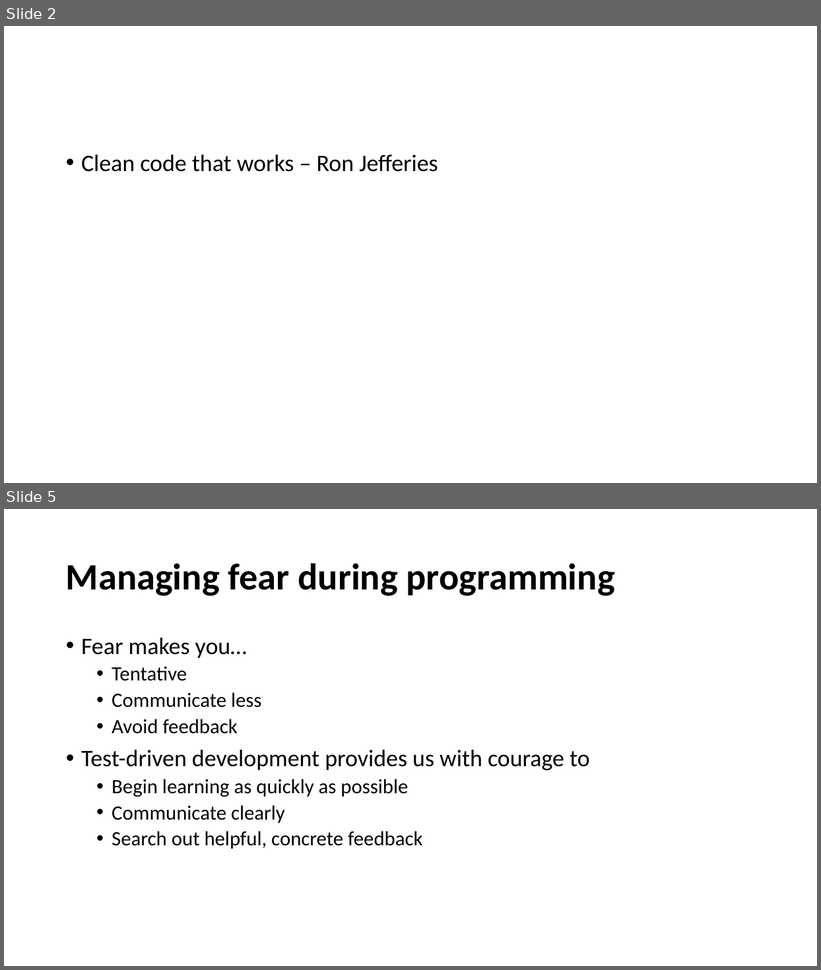
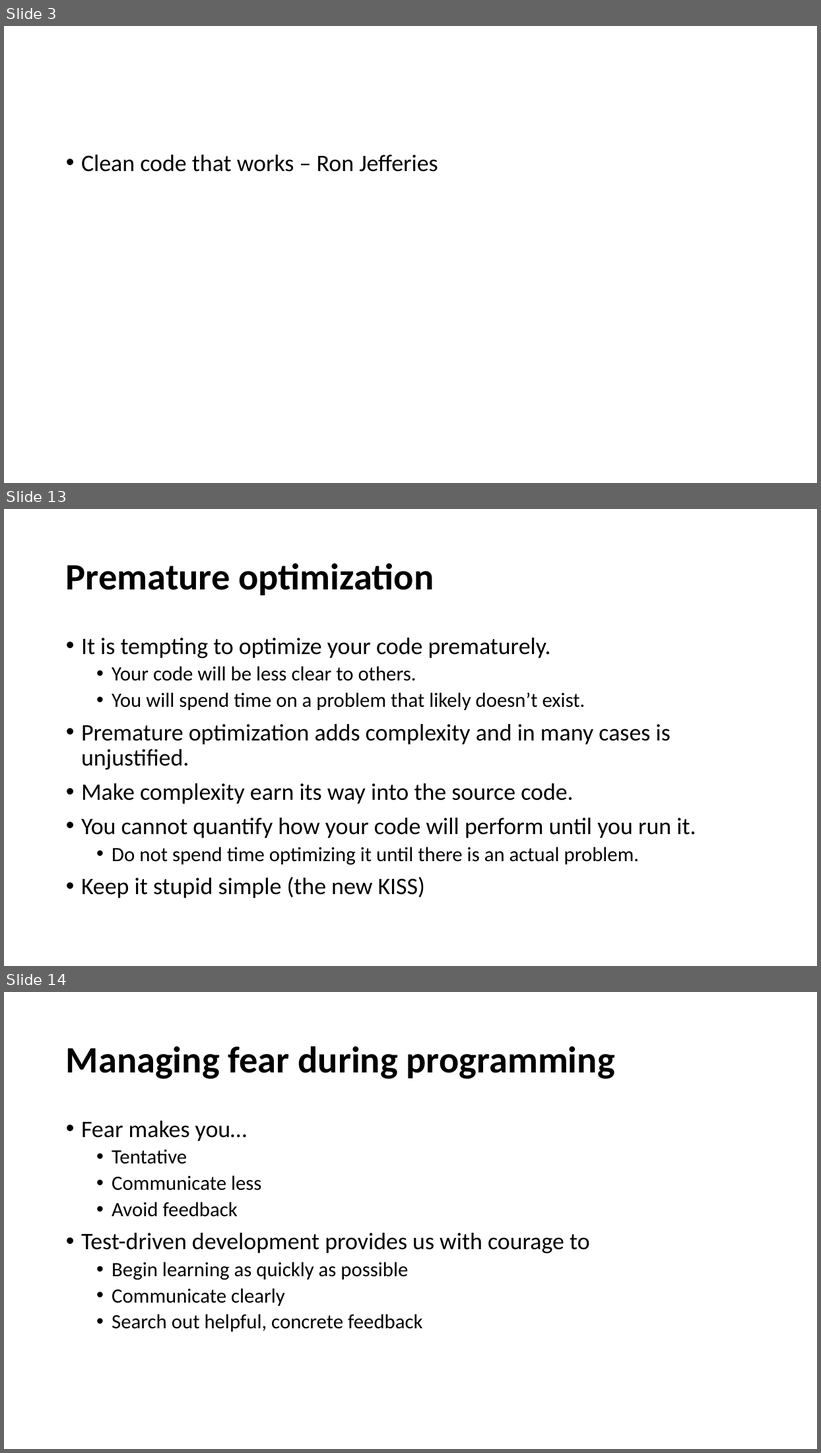
Before and after one commit to cebartling/test-driven, a slide deck: presentations/Introduction to Test-Driven Development.pptx. Shown one above the other, each under a label of ours: slides 2 and 5 before the commit, slides 3, 13 and 14 after it; the slides between them are not shown. The pictures are 821x970 and 821x1453 pixels, drawn with LibreOffice and Linux fonts; fonts in the diff are those of the drawing. Boxes give left, top, right and bottom in pixels: in the first picture for what was removed or moved away, otherwise in the second. Text is boxed around its words. In the diff, an @@ line names an element or a change of style, - is before the commit and + after.

```diff
--- a/presentations/Introduction to Test-Driven Development.pptx
+++ b/presentations/Introduction to Test-Driven Development.pptx
@@ slide 13 added at (4, 509, 817, 966), background #FFFFFF @@
@@ title added at (66, 563, 434, 595), 44 pt, text #000000, bold @@
+Premature optimization
@@ text added at (81, 638, 696, 898), 28 pt, text #000000 @@
+• It is tempting to optimize your code prematurely.
+  • Your code will be less clear to others.
+  • You will spend time on a problem that likely doesn’t exist.
+• Premature optimization adds complexity and in many cases is unjustified.
+• Make complexity earn its way into the source code.
+• You cannot quantify how your code will perform until you run it.
+  • Do not spend time optimizing it until there is an actual problem.
+• Keep it stupid simple (the new KISS)
@@ what was slide 2 is now slide 3 @@
@@ what was slide 5 is now slide 14 @@
```
Also in this commit, not shown: 2 slides changed, 14 other slides added.
